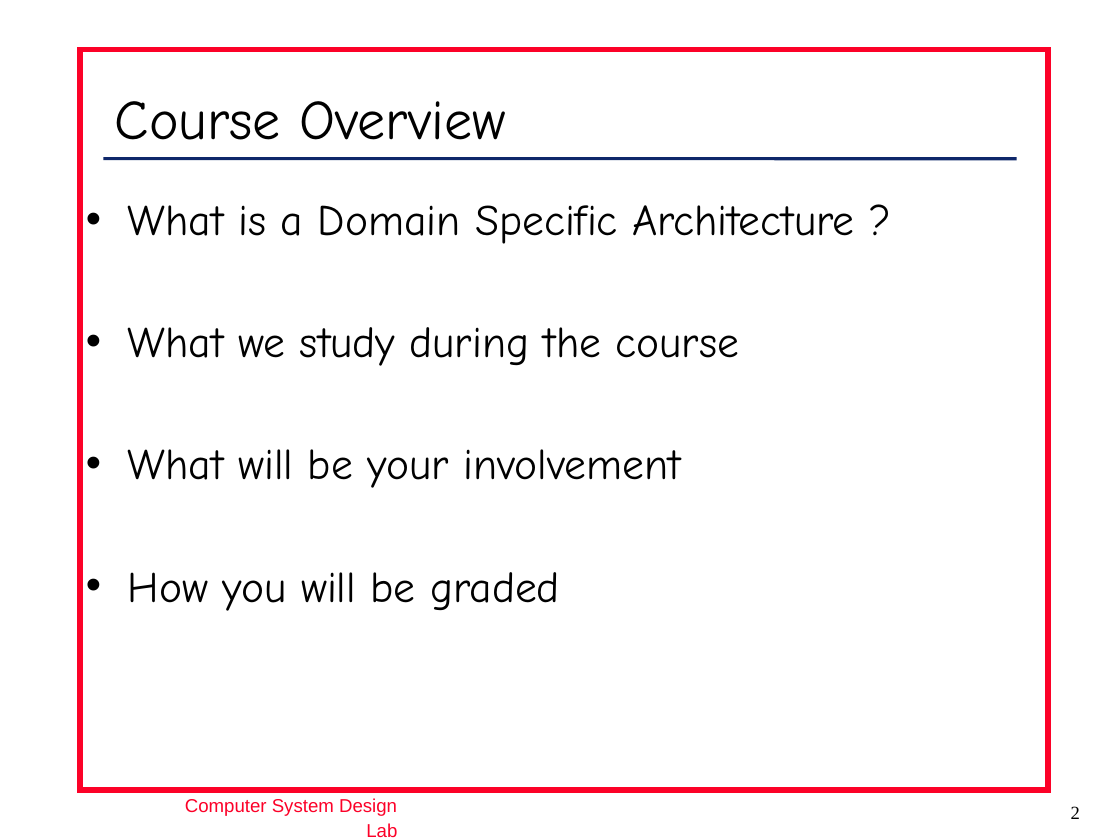
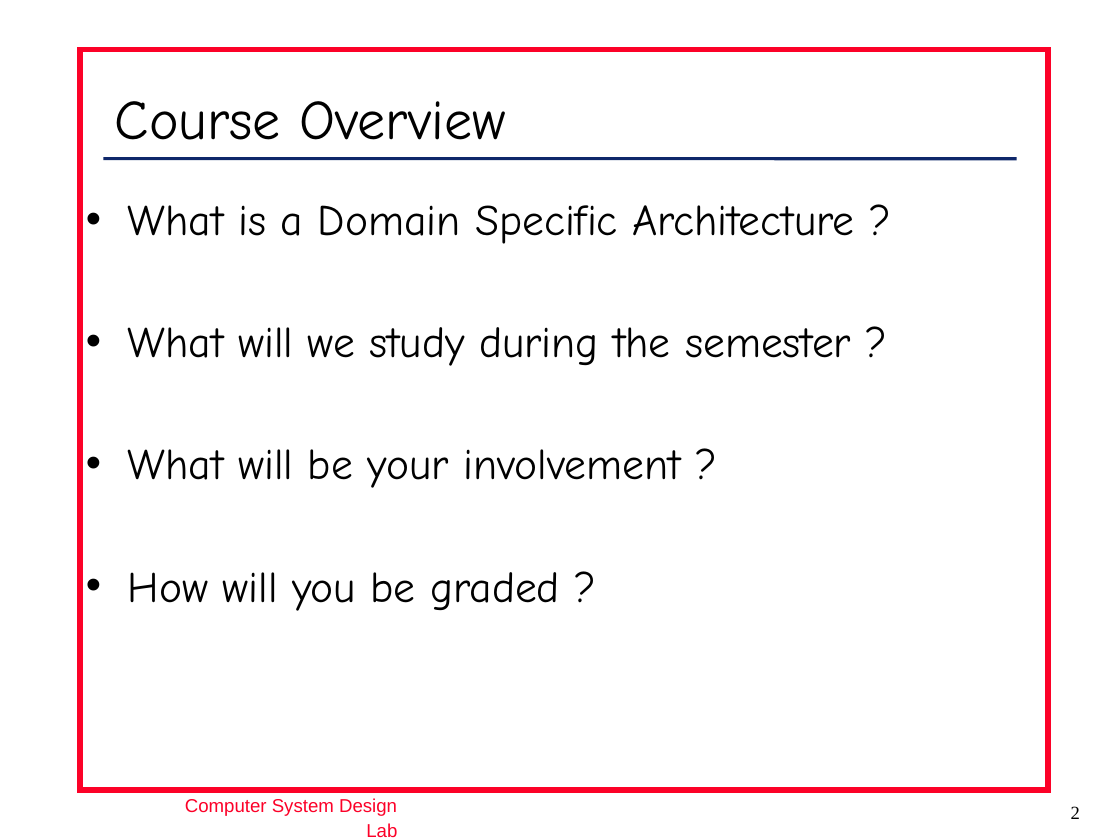
Before and after one commit to hthreads/hthreads.github.io, a slide deck: slide 2 of _modules/domain-specific-accelerators/Intro.pptx. Drawn at 1120x840 pixels with LibreOffice and Linux fonts; fonts in the diff are those of the drawing; background and template pictures are left out. Boxes give left, top, right and bottom in pixels: in the first picture for what was removed or moved away, otherwise in the second. Text is boxed around its words. In the diff, an @@ line names an element or a change of style, - is before the commit and + after.

```diff
--- a/_modules/domain-specific-accelerators/Intro.pptx
+++ b/_modules/domain-specific-accelerators/Intro.pptx
@@ text at (128, 327, 851, 611): text changed @@
-• What we study during the course
-• What will be your involvement
-• How you will be graded
+• What will we study during the semester ?
+• What will be your involvement ?
+• How will you be graded ?
```
Also in this commit, not shown: 5 other slides changed, 1 slide added, 1 other file.
